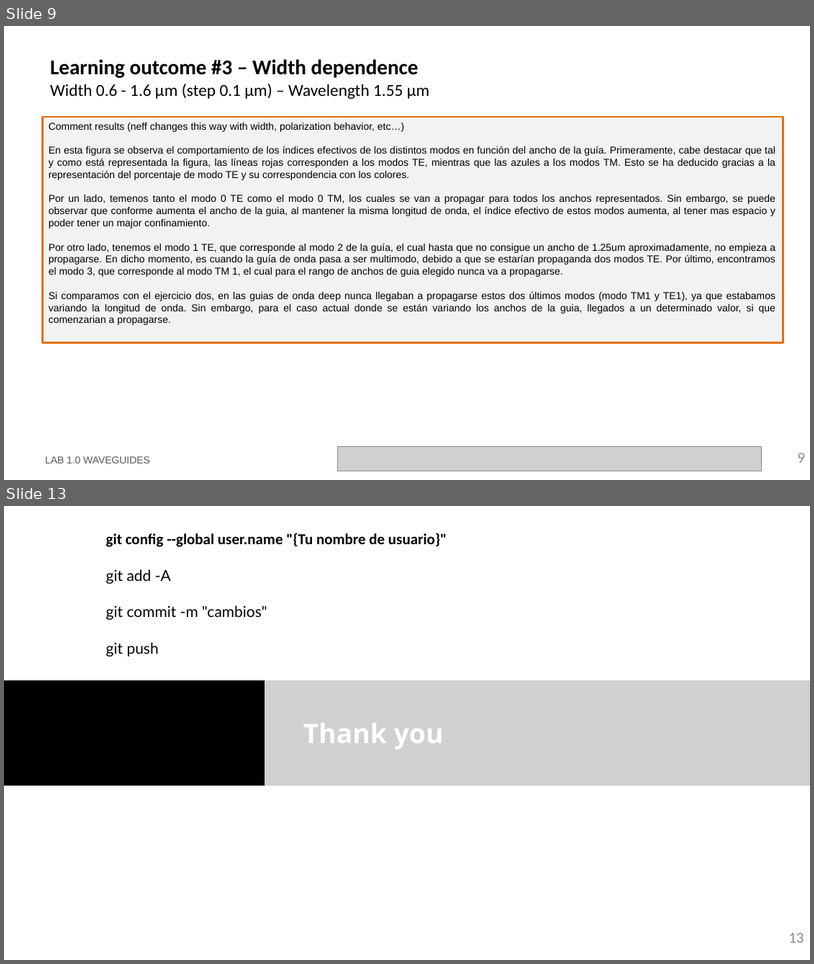
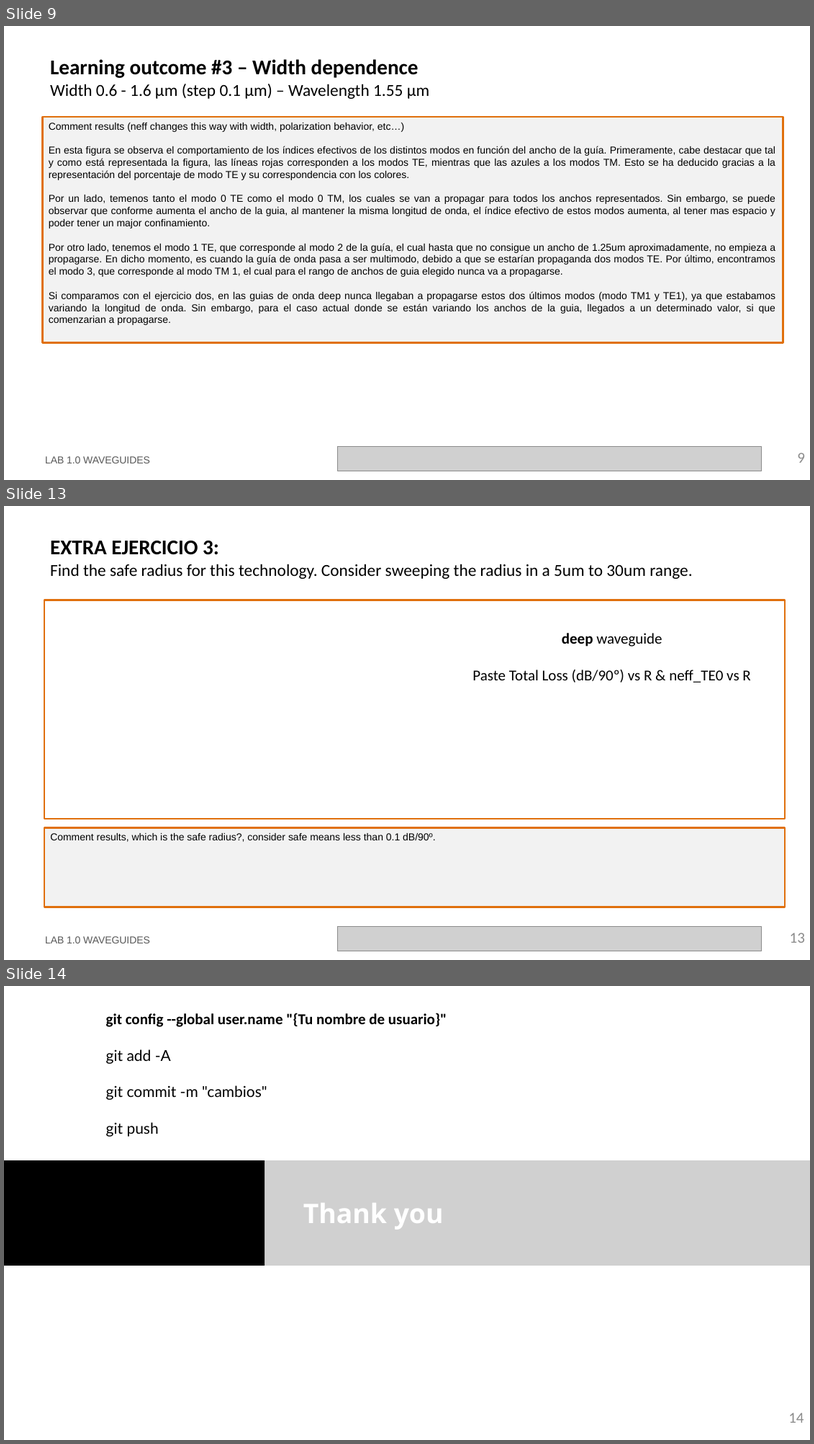
Before and after one commit to cccanvas-upv/cifoin-lab1, a slide deck: LabBook_10.pptx. Shown one above the other, each under a label of ours: slides 9 and 13 before the commit, slides 9, 13 and 14 after it; the slides between them are not shown. The pictures are 814x964 and 814x1444 pixels, drawn with LibreOffice and Linux fonts; fonts in the diff are those of the drawing; grey boxes stand for pictures; background and template pictures are left out. Boxes give left, top, right and bottom in pixels: in the first picture for what was removed or moved away, otherwise in the second. Text is boxed around its words. In the diff, an @@ line names an element or a change of style, - is before the commit and + after.

Commit message:
extra 3

```diff
--- a/LabBook_10.pptx
+++ b/LabBook_10.pptx
@@ slide 13 added at (x1=4, y1=506, x2=810, y2=960), background #FFFFFF @@
@@ title added at (x1=50, y1=541, x2=692, y2=579), 20 pt, text #000000 @@
+EXTRA EJERCICIO 3:
+Find the safe radius for this technology. Consider sweeping the radius in a 5um to 30um range.
@@ rectangle added at (x1=44, y1=600, x2=786, y2=818), outline #E0700D 2.25 pt @@
@@ text added at (x1=473, y1=633, x2=751, y2=682), 18 pt, text #000000 @@
+deep waveguide
+Paste Total Loss (dB/90º) vs R & neff_TE0 vs R
@@ rectangle added at (x1=44, y1=828, x2=786, y2=907), fill #F2F2F2, outline #E0700D 2.25 pt, 12 pt, text #000000 @@
+Comment results, which is the safe radius?, consider safe means less than 0.1 dB/90º.
@@ text added at (x1=45, y1=936, x2=150, y2=943), 12 pt, text #585858 @@
+LAB 1.0 WAVEGUIDES
@@ picture added at (x1=338, y1=926, x2=762, y2=951) @@
@@ page number added at (x1=790, y1=932, x2=805, y2=942), 18 pt, text #8C8C8C @@
+13
@@ what was slide 13 is now slide 14 @@
@@ page number at (x1=789, y1=1412, x2=804, y2=1422): text changed @@
-13
+14
```
Also in this commit, not shown: 2 slides changed, 2 other files.
